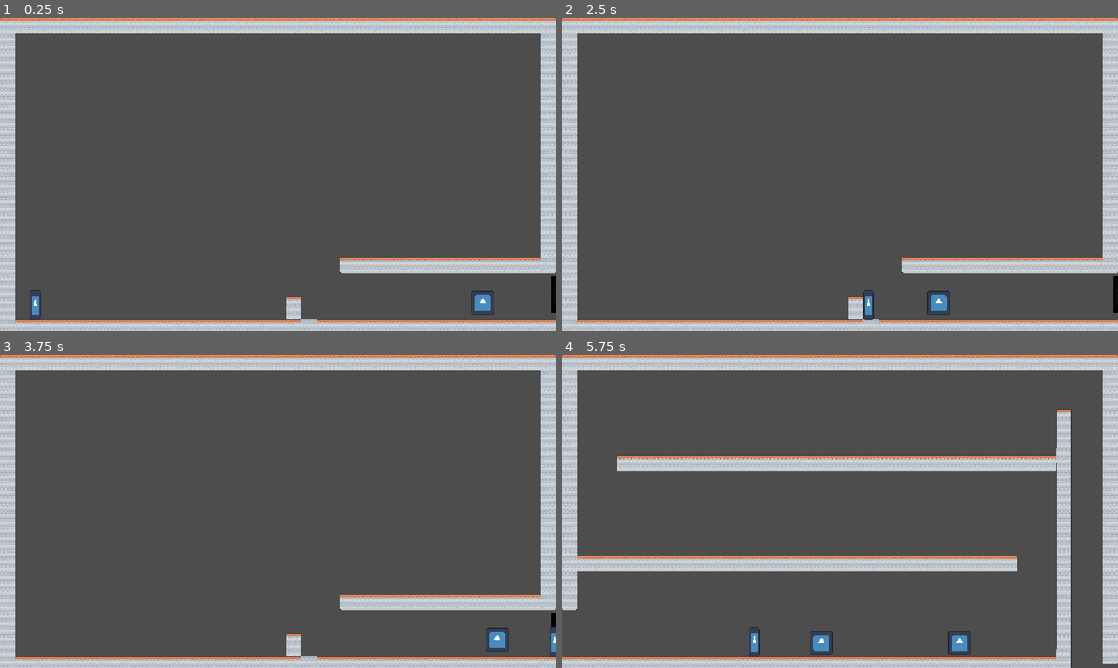
Above: before the commit, frames 1-4 (two rows, left to right).
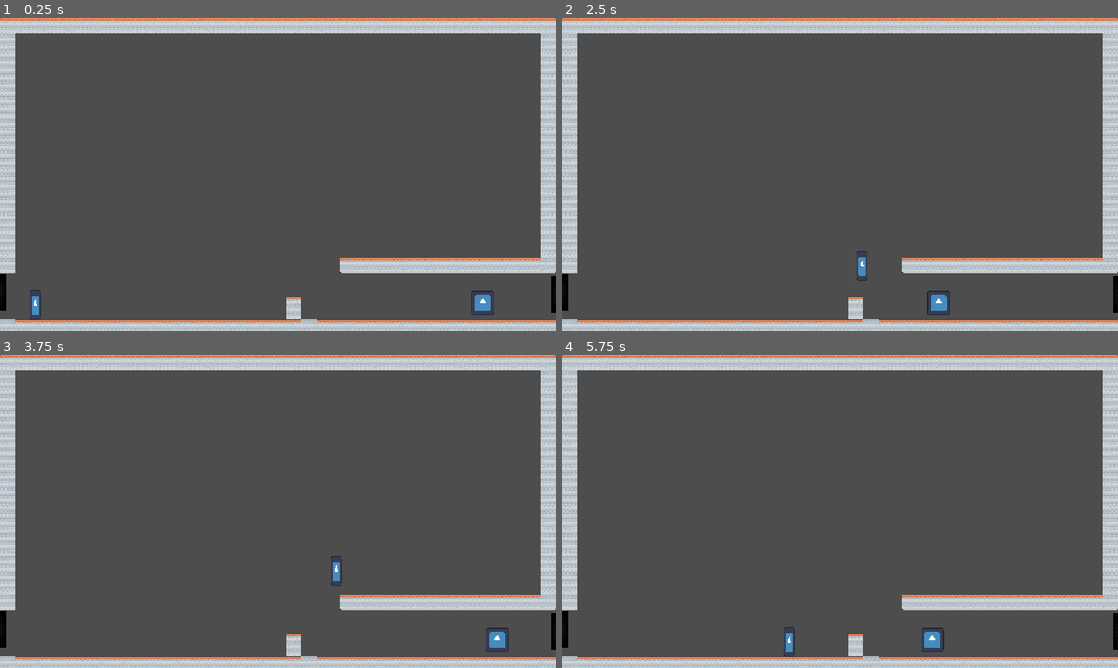
Above: after the commit, the same moments.

Repository: leclasan/mountain_game
Game: Godot game, scene res://scenes/levels/sewers_2.tscn
The game is run twice, just before and just after one commit, with the same random seed, the same clock (stepped at 60 frames per second) and the same inputs. This scene is started directly instead of the project's main scene. The engine's default icon, where the game draws it, is replaced by a stand-in: a white triangle on a blue panel in a dark square.
Inputs (mouse positions are in pixels of both pictures, inside the frame that each line leads up to):
- Up to frame 1 (0.25 s): no input
- Up to frame 2 (2.5 s): tap Enter at 0.5 s; move the mouse to (962, 158) at 0.52 s; hold Right (right) 0.53-2.03 s; tap X (rope, bound only after the commit) at 0.6, 1.35, 2.3 s; click (962, 158) at 0.67 s; tap C (jump) at 0.77, 1.52 s; move the mouse to (728, 190) at 1.27 s; move the mouse to (895, 105) at 2.02 s; hold Left (left) from 2.03 s (still down); tap Alt at 2.1 s
- Up to frame 3 (3.75 s): move the mouse to (250, 574) at 2.77 s; release Left (left) at 2.78 s; hold Right (right) from 2.78 s (still down); tap Shift at 2.85 s; click (250, 574) at 2.92 s; tap C (jump) at 3.02 s; tap X (rope, bound only after the commit) at 3.05, 3.6 s; move the mouse to (444, 558) at 3.52 s
- Up to frame 4 (5.75 s): tap C (jump) at 3.77, 4.52 s; move the mouse to (673, 464) at 4.27 s; release Right (right) at 4.28 s; hold Left (left) 4.28-5.03 s; tap X (rope, bound only after the commit) at 4.35, 5.3 s; move the mouse to (867, 511) at 5.02 s; hold Right (right) from 5.03 s (still down); tap Alt at 5.1 s; click (867, 511) at 5.17 s

The runs differ from the first frame. In frame 1, 0.4% of the frame differs, in the area x 0-3%, y 81-97%; in frame 2, 0.6%; in frame 3, 0.6%; in frame 4, 13%, in the area x 0-100%, y 17-100%.

Commit message:
made the rope

Diff:
--- a/project.godot
+++ b/project.godot
@@ -56,6 +56,11 @@
 "events": [Object(InputEventKey,"resource_local_to_scene":false,"resource_name":"","device":-1,"window_id":0,"alt_press …(195 unchanged characters)…
 ]
 }
+rope={
+"deadzone": 0.2,
+"events": [Object(InputEventKey,"resource_local_to_scene":false,"resource_name":"","device":-1,"window_id":0,"alt_pressed":false,"shift_pressed":false,"ctrl_pressed":false,"meta_pressed":false,"pressed":false,"keycode":0,"physical_keycode":88,"key_label":0,"unicode":120,"location":0,"echo":false,"script":null)
+]
+}
 
 [physics]
 
--- a/scenes/levels/sewers_2.tscn
+++ b/scenes/levels/sewers_2.tscn
@@ -53,7 +53,7 @@
 texture = ExtResource("6_2ulsf")
 
 [node name="TileMap" parent="." unique_id=224835105 instance=ExtResource("6_kot5g")]
-layer_0/tile_data = PackedInt32Array(2621441, 851970, 7, 2555905, 1048578, 7, 2490369, 2, 8, 2424833, 2, 8, 2359297, 2, 8, 2293761, 2, 8, 2228225, 2, 8, 2162689, 2, 8, 2097153, 2, 8, 2031617, 2, 8, 1966081, 2, 8, 1900545, 2, 8, 1835009, 2, 8, 1769473, 2, 8, 1703937, 2, 8, 1638401, 2, 8, 1572865, 2, 8, 1507329, 2, 8, 1441793, 2, 8, 1376257, 2, 8, 1310721, 2, 8, 1245185, 2, 8, 1179649, 2, 8, 1114113, 2, 8, 1048577, 2, 8, 983041, 2, 8, 917505, 2, 8, 851969, 2, 8, 786433, 2, 8, 720897, 2, 8, 655361, 2, 8, 589825, 2, 8, 524289, 2, 8, 458753, 2, 8, 393217, 2, 8, 327681, 2, 8, 262145, 2, 8, 196609, 2, 8, 131073, 2, 8, 65537, 1048578, 7, 1, 65538, 8, 2621440, 917506, 7, 2555904, 1114114, 7, 2490368, 1114114, 7, 2424832, 1114114, 7, 2359296, 1114114, 7, 2293760, 1114114, 7, 2228224, 1114114, 7, 2162688, 1114114, 7, 2097152, 1114114, 7, 20316 …(7894 unchanged characters)…
+layer_0/tile_data = PackedInt32Array(2621441, 851970, 7, 2555905, 1048578, 7, 2097153, 2, 8, 2031617, 2, 8, 1966081, 2, 8, 1900545, 2, 8, 1835009, 2, 8, 1769473, 2, 8, 1703937, 2, 8, 1638401, 2, 8, 1572865, 2, 8, 1507329, 2, 8, 1441793, 2, 8, 1376257, 2, 8, 1310721, 2, 8, 1245185, 2, 8, 1179649, 2, 8, 1114113, 2, 8, 1048577, 2, 8, 983041, 2, 8, 917505, 2, 8, 851969, 2, 8, 786433, 2, 8, 720897, 2, 8, 655361, 2, 8, 589825, 2, 8, 524289, 2, 8, 458753, 2, 8, 393217, 2, 8, 327681, 2, 8, 262145, 2, 8, 196609, 2, 8, 131073, 2, 8, 65537, 1048578, 7, 1, 65538, 8, 2621440, 917506, 7, 2555904, 1114114, 7, 2097152, 1114114, 7, 20316 …(7894 unchanged characters)…
 
 [connection signal="body_entered" from="LevelExit1" to="." method="on_body_entered_exit_1"]
 [connection signal="body_entered" from="LevelExit2" to="." method="on_body_entered_exit_2"]
--- a/scenes/player/player.tscn
+++ b/scenes/player/player.tscn
@@ -2,9 +2,26 @@
 
 [ext_resource type="Script" uid="uid://df036ojm3jj0v" path="res://scripts/player/player.gd" id="1_8afob"]
 [ext_resource type="Texture2D" uid="uid://do0oekwdbl8rs" path="res://scripts/icon.svg" id="2_dovo2"]
+[ext_resource type="Texture2D" uid="uid://f1180t77rsr0" path="res://assets/Particles/PNG (Transparent)/dirt_01.png" id="3_gmlin"]
 
 [sub_resource type="RectangleShape2D" id="RectangleShape2D_isqir"]
 size = Vector2(22, 60)
+
+[sub_resource type="Curve" id="Curve_gmlin"]
+_limits = [-200.0, 200.0, 0.0, 1.0]
+_data = [Vector2(0, 10), 0.0, 0.0, 0, 0, Vector2(0.7, 10), 0.0, 0.0, 0, 0, Vector2(0.8, 0), 0.0, 0.0, 0, 0, Vector2(1, 0), -112.71552, 0.0, 0, 0]
+point_count = 4
+
+[sub_resource type="CurveTexture" id="CurveTexture_gcupy"]
+curve = SubResource("Curve_gmlin")
+
+[sub_resource type="ParticleProcessMaterial" id="ParticleProcessMaterial_0owmy"]
+particle_flag_disable_z = true
+particle_flag_inherit_emitter_scale = true
+gravity = Vector3(0, 0, 0)
+linear_accel_min = -2.2351742e-06
+linear_accel_max = 9.999997
+linear_accel_curve = SubResource("CurveTexture_gcupy")
 
 [node name="Player" type="CharacterBody2D" unique_id=1262118459]
 z_index = 50
@@ -16,6 +33,7 @@
 
 [node name="RopeDetect" type="RayCast2D" parent="." unique_id=229005108]
 target_position = Vector2(250, 0)
+collide_with_areas = true
 
 [node name="Icon" type="Sprite2D" parent="." unique_id=1132828532]
 position = Vector2(-1.1920929e-07, 0.5000019)
@@ -28,4 +46,11 @@
 [node name="CollisionShape2D2" type="CollisionShape2D" parent="Area2D" unique_id=698990520]
 shape = SubResource("RectangleShape2D_isqir")
 
+[node name="GPUParticles2D" type="GPUParticles2D" parent="." unique_id=1290440507]
+scale = Vector2(0.05, 0.05)
+emitting = false
+amount = 1
+texture = ExtResource("3_gmlin")
+process_material = SubResource("ParticleProcessMaterial_0owmy")
+
 [connection signal="area_entered" from="Area2D" to="." method="_on_area_entered"]
--- a/scripts/player/player.gd
+++ b/scripts/player/player.gd
@@ -17,13 +17,17 @@
 
 const  gravity = 1900
 const fall_velocity_cap = 3000
-enum States {WALKING, FALLING, JUMP, WALLJUMP}
+enum States {WALKING, FALLING, JUMP, WALLJUMP, ROPE}
 var state = States.FALLING
+
+var rope_pos = Vector2.ZERO
 
 func _ready() -> void:
 	pass
 
 func _physics_process(delta: float) -> void:
+
+	rope_detect_rotate()
 
 	move()
 
@@ -90,10 +94,20 @@
 			velocity.x = walljump_x_speed * sign(get_wall_normal().x)
 			walljump_dir = -sign(get_wall_normal().x)
 			state = States.FALLING
+		States.ROPE:
+			position = rope_pos
+			state = States.JUMP
+			velocity = Vector2.ZERO
 
 func rope_detect_rotate():
 	var rope_direction = Input.get_vector("left", "right", "up", "down")
-	rope_direction = sign(rope_direction)
+	rope_direction = sign(rope_direction) * Vector2(10000,10000) * global_position
+	if rope_direction:
+		rope_detect.look_at(rope_direction)
+	if Input.is_action_just_pressed("rope"):
+		if rope_detect.is_colliding():
+			rope_pos = rope_detect.get_collision_point()
+			state = States.ROPE
 
 
 func _on_area_entered(area: Area2D) -> void:
Binary file added: assets/Particles/PNG (Transparent)/Rotated/flame_05_rotated.png
Not shown, added: assets/Particles/PNG (Transparent)/Rotated/flame_05_rotated.png.import
Binary file added: assets/Particles/PNG (Transparent)/Rotated/flame_06_rotated.png
Not shown, added: assets/Particles/PNG (Transparent)/Rotated/flame_06_rotated.png.import
Binary file added: assets/Particles/PNG (Transparent)/Rotated/muzzle_01_rotated.png
Not shown, added: assets/Particles/PNG (Transparent)/Rotated/muzzle_01_rotated.png.import
Binary file added: assets/Particles/PNG (Transparent)/Rotated/muzzle_02_rotated.png
Not shown, added: assets/Particles/PNG (Transparent)/Rotated/muzzle_02_rotated.png.import
Binary file added: assets/Particles/PNG (Transparent)/Rotated/muzzle_03_rotated.png
Not shown, added: assets/Particles/PNG (Transparent)/Rotated/muzzle_03_rotated.png.import
Binary file added: assets/Particles/PNG (Transparent)/Rotated/muzzle_04_rotated.png
Not shown, added: assets/Particles/PNG (Transparent)/Rotated/muzzle_04_rotated.png.import
(and 182 more such lines)
